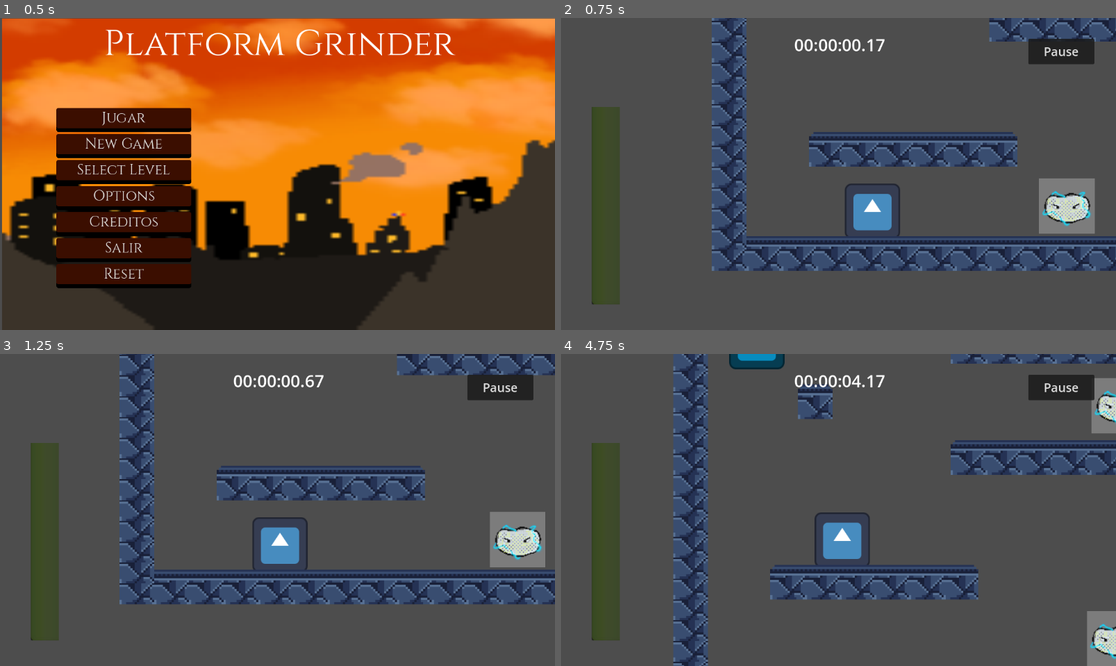
Above: before the commit, frames 1-4 (two rows, left to right).
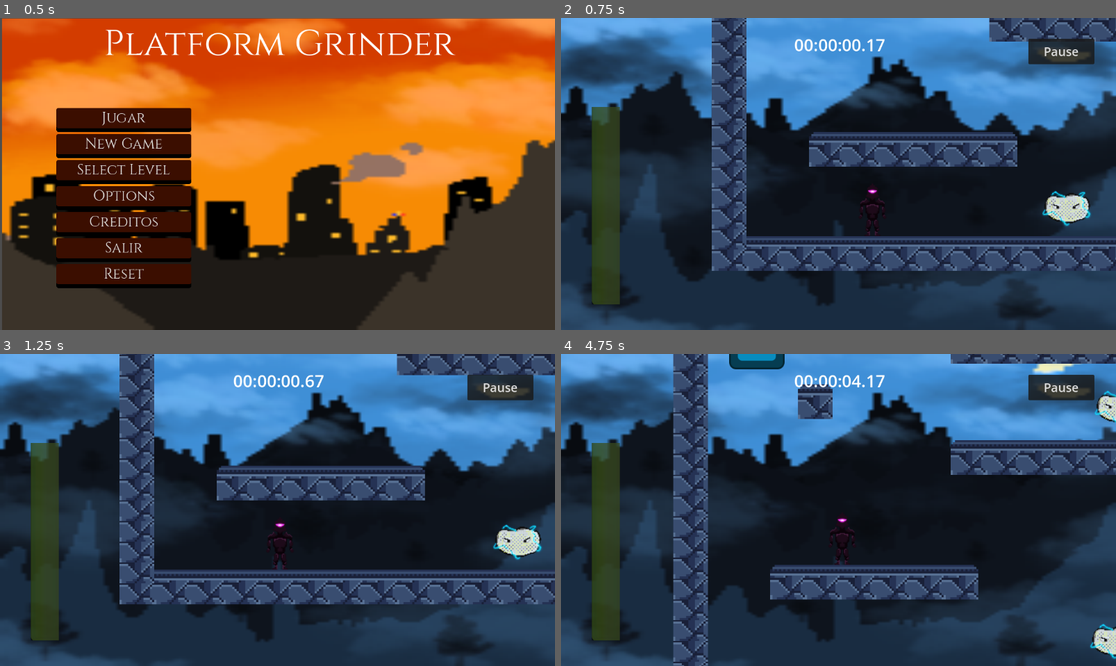
Above: after the commit, the same moments.

Repository: notmarrow/platform_grinder
Game: Godot game, scene res://scenes/menu.tscn
Two runs of this game, one before a commit and one after it. Both use one fixed random seed, a clock stepped at 60 frames per second and the inputs below. The engine's default icon, where the game draws it, is replaced by a stand-in: a white triangle on a blue panel in a dark square.
Inputs (mouse positions are in pixels of both pictures, inside the frame that each line leads up to):
- Up to frame 1 (0.5 s): no input
- Up to frame 2 (0.75 s): click "Jugar" at 0.5 s
- Up to frame 3 (1.25 s): no input
- Up to frame 4 (4.75 s): move the mouse to (960, 494) at 1.27 s; tap A (a) at 1.35, 2.3, 2.85, 3.8 s; tap D (d) at 1.55, 2.1, 3.05, 3.6, 4.55 s; move the mouse to (727, 525) at 2.02 s; move the mouse to (894, 441) at 2.77 s; move the mouse to (810, 572) at 3.52 s; move the mouse to (1005, 556) at 4.27 s; right-click (1005, 556) at 4.35 s

Frame 1 is identical in both runs. In frame 2, 77% of the frame differs, in the area x 0-100%, y 0-100%; in frame 3, 76%; in frame 4, 80%.

Commit message:
update last

Diff:
--- a/scenes/door.tscn
+++ b/scenes/door.tscn
@@ -1,7 +1,7 @@
 [gd_scene load_steps=4 format=3 uid="uid://bpf2mwmuivl7n"]
 
 [ext_resource type="Script" path="res://scenes/door.gd" id="1_po02i"]
-[ext_resource type="Texture2D" uid="uid://dnludgpvrox84" path="res://assets/IMG_0799.PNG" id="2_16ka4"]
+[ext_resource type="Texture2D" uid="uid://bf607hjuqychx" path="res://assets/IMG_0870.png" id="2_q4d31"]
 
 [sub_resource type="RectangleShape2D" id="RectangleShape2D_81vlg"]
 size = Vector2(65, 98)
@@ -11,7 +11,7 @@
 
 [node name="Sprite2D" type="Sprite2D" parent="."]
 scale = Vector2(2, 2)
-texture = ExtResource("2_16ka4")
+texture = ExtResource("2_q4d31")
 
 [node name="CollisionShape2D" type="CollisionShape2D" parent="."]
 position = Vector2(0.5, 15)
--- a/scenes/enemigo.tscn
+++ b/scenes/enemigo.tscn
@@ -1,7 +1,7 @@
 [gd_scene load_steps=4 format=3 uid="uid://64urlo2x2vqy"]
 
 [ext_resource type="Script" path="res://scripts/enemigo.gd" id="1_vjmo0"]
-[ext_resource type="Texture2D" uid="uid://siurq1qerv0b" path="res://assets/IMG_0854.PNG" id="2_vcm40"]
+[ext_resource type="Texture2D" uid="uid://bv5gvde8drqoy" path="res://assets/IMG_0872.png" id="2_r780o"]
 
 [sub_resource type="RectangleShape2D" id="RectangleShape2D_a1n4l"]
 size = Vector2(86, 48)
@@ -15,4 +15,4 @@
 
 [node name="Sprite2D" type="Sprite2D" parent="."]
 scale = Vector2(2, 2)
-texture = ExtResource("2_vcm40")
+texture = ExtResource("2_r780o")
--- a/scenes/escena_prueba.tscn
+++ b/scenes/escena_prueba.tscn
@@ -1,8 +1,9 @@
-[gd_scene load_steps=13 format=3 uid="uid://b8yhiig2pjjk2"]
+[gd_scene load_steps=14 format=3 uid="uid://b8yhiig2pjjk2"]
 
 [ext_resource type="PackedScene" uid="uid://bsfq38a3p000s" path="res://scenes/player.tscn" id="1_5ubox"]
 [ext_resource type="Script" path="res://scripts/manager.gd" id="1_gr6s6"]
 [ext_resource type="PackedScene" uid="uid://64urlo2x2vqy" path="res://scenes/enemigo.tscn" id="3_cxjte"]
+[ext_resource type="Texture2D" uid="uid://bb6p4w5na5ac1" path="res://assets/IMG_0874.png" id="4_cf0y1"]
 [ext_resource type="PackedScene" uid="uid://7v03vuvm4qrh" path="res://scenes/HUD.tscn" id="4_u3p38"]
 [ext_resource type="PackedScene" uid="uid://b1aojcn36y04p" path="res://scenes/pause_menu.tscn" id="6_ty4ob"]
 [ext_resource type="PackedScene" uid="uid://c62bph81o57tq" path="res://scenes/obstaculo.tscn" id="6_vbwes"]
@@ -15,6 +16,17 @@
 
 [node name="escena_prueba" type="Node2D"]
 script = ExtResource("1_gr6s6")
+
+[node name="CanvasLayer" type="CanvasLayer" parent="."]
+layer = -1
+
+[node name="TextureRect" type="TextureRect" parent="CanvasLayer"]
+anchors_preset = 15
+anchor_right = 1.0
+anchor_bottom = 1.0
+grow_horizontal = 2
+grow_vertical = 2
+texture = ExtResource("4_cf0y1")
 
 [node name="checkpoint" parent="." instance=ExtResource("9_2r3bt")]
 position = Vector2(817, -274)
--- a/scenes/key.tscn
+++ b/scenes/key.tscn
@@ -1,16 +1,18 @@
 [gd_scene load_steps=4 format=3 uid="uid://isbgtkyjde1n"]
 
 [ext_resource type="Script" path="res://scenes/key.gd" id="1_je45n"]
-[ext_resource type="Texture2D" uid="uid://546cny6plfil" path="res://assets/icon.svg" id="1_ndw6e"]
+[ext_resource type="Texture2D" uid="uid://durymgjcb2npk" path="res://assets/llave.png" id="2_qnyjb"]
 
 [sub_resource type="RectangleShape2D" id="RectangleShape2D_s4d0u"]
+size = Vector2(61, 94)
 
 [node name="Key" type="StaticBody2D"]
 script = ExtResource("1_je45n")
 
 [node name="Sprite2D" type="Sprite2D" parent="."]
-modulate = Color(0.984314, 0, 0.576471, 1)
-texture = ExtResource("1_ndw6e")
+scale = Vector2(0.6, 0.6)
+texture = ExtResource("2_qnyjb")
 
 [node name="CollisionShape2D" type="CollisionShape2D" parent="."]
+position = Vector2(-0.5, -3)
 shape = SubResource("RectangleShape2D_s4d0u")
--- a/scenes/obstaculo.tscn
+++ b/scenes/obstaculo.tscn
@@ -1,7 +1,7 @@
 [gd_scene load_steps=4 format=3 uid="uid://c62bph81o57tq"]
 
 [ext_resource type="Script" path="res://scripts/obstaculo.gd" id="1_adn4f"]
-[ext_resource type="Texture2D" uid="uid://bl004iphktwp6" path="res://assets/IMG_0856.PNG" id="2_qxvel"]
+[ext_resource type="Texture2D" uid="uid://dvsbqv4vuf3pb" path="res://assets/IMG_0873.png" id="2_tmhnu"]
 
 [sub_resource type="RectangleShape2D" id="RectangleShape2D_0kirj"]
 size = Vector2(81, 64)
@@ -11,7 +11,7 @@
 
 [node name="Sprite2D" type="Sprite2D" parent="."]
 scale = Vector2(2, 2)
-texture = ExtResource("2_qxvel")
+texture = ExtResource("2_tmhnu")
 
 [node name="CollisionShape2D" type="CollisionShape2D" parent="."]
 position = Vector2(0.5, 5)
--- a/scenes/player.tscn
+++ b/scenes/player.tscn
@@ -1,19 +1,21 @@
 [gd_scene load_steps=4 format=3 uid="uid://bsfq38a3p000s"]
 
 [ext_resource type="Script" path="res://scripts/player.gd" id="1_5pb86"]
-[ext_resource type="Texture2D" uid="uid://546cny6plfil" path="res://assets/icon.svg" id="1_75cc4"]
+[ext_resource type="Texture2D" uid="uid://br3ftnquh5drr" path="res://assets/IMG_0877.png" id="2_ideoc"]
 
 [sub_resource type="RectangleShape2D" id="RectangleShape2D_clmuh"]
-size = Vector2(116, 114)
+size = Vector2(55, 114)
 
 [node name="player" type="CharacterBody2D"]
 script = ExtResource("1_5pb86")
 
 [node name="CollisionShape2D" type="CollisionShape2D" parent="."]
+position = Vector2(0.5, 0)
 shape = SubResource("RectangleShape2D_clmuh")
 
 [node name="Sprite2D" type="Sprite2D" parent="."]
-texture = ExtResource("1_75cc4")
+scale = Vector2(2, 2)
+texture = ExtResource("2_ideoc")
 
 [node name="Camera2D" type="Camera2D" parent="."]
 scale = Vector2(1, 0.990329)
Binary file removed: assets/IMG_0799.PNG
Binary file removed: assets/IMG_0854.PNG
Binary file removed: assets/IMG_0856.PNG
Binary file added: assets/IMG_0870.png
Not shown, added: assets/IMG_0870.png.import
Binary file added: assets/IMG_0872.png
Not shown, changed: assets/IMG_0872.png.import
Binary file added: assets/IMG_0873.png
Not shown, added: assets/IMG_0873.png.import
Binary file added: assets/IMG_0874.png
Not shown, changed: assets/IMG_0874.png.import
Binary file added: assets/IMG_0877.png
(and 3 more such lines)
